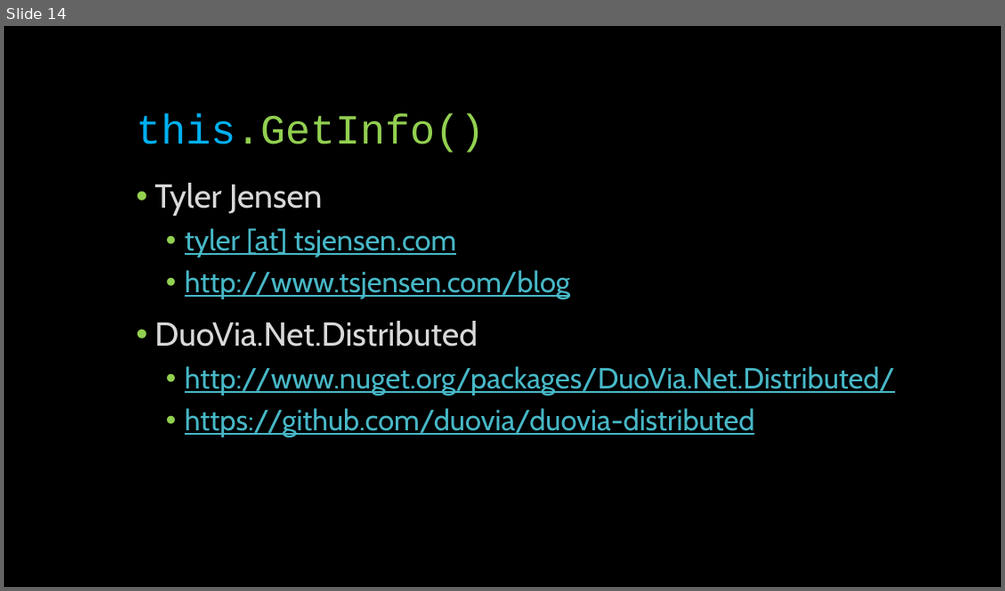
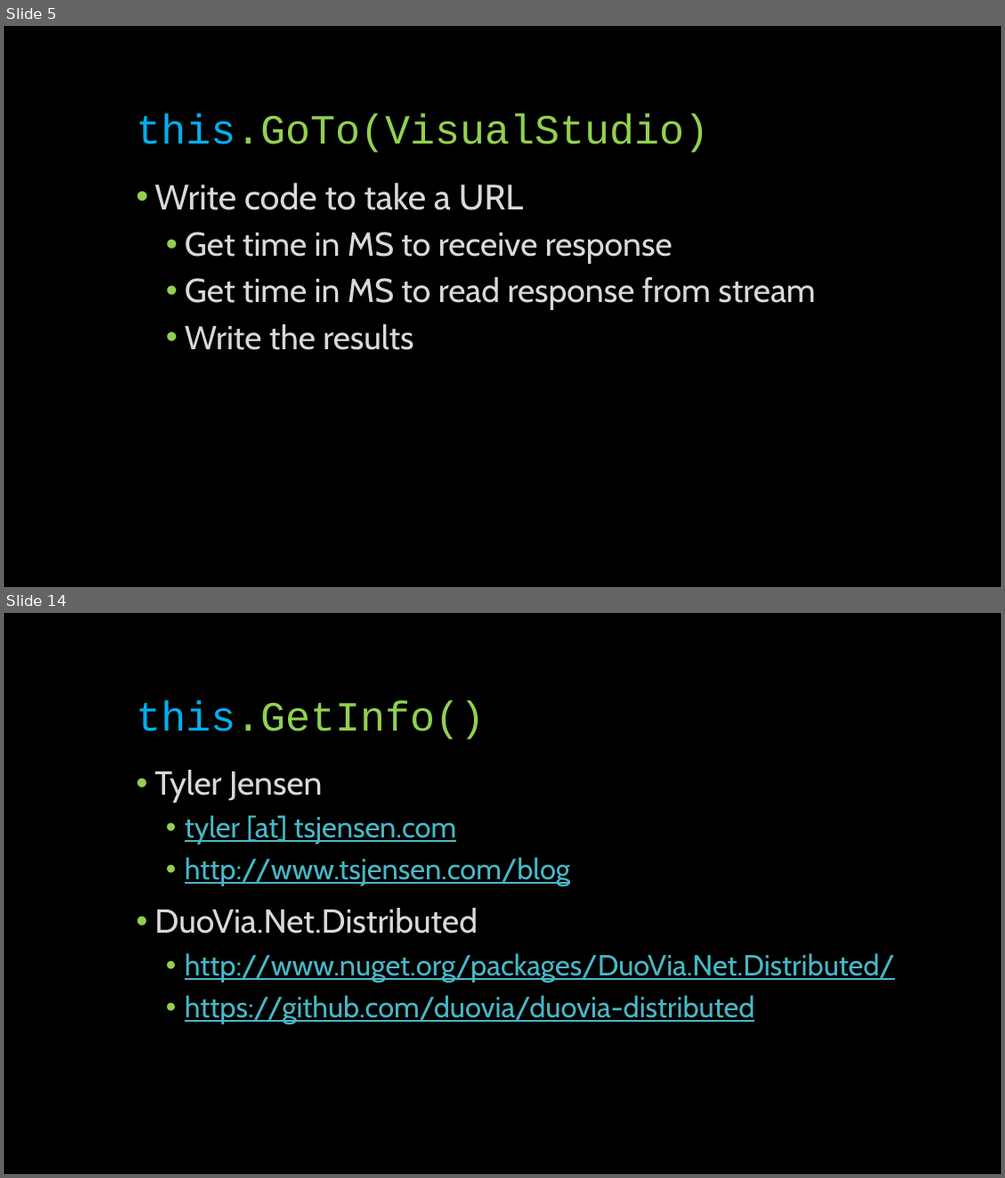
Before and after one commit to glennneiger/duovia-distributed, a slide deck: docs/distributed_demo.pptx. Shown one above the other, each under a label of ours: slide 14 before the commit, slides 5 and 14 after it; the slides between them are not shown. The pictures are 1005x591 and 1005x1178 pixels, drawn with LibreOffice and Linux fonts; fonts in the diff are those of the drawing. Boxes give left, top, right and bottom in pixels: in the first picture for what was removed or moved away, otherwise in the second. Text is boxed around its words. In the diff, an @@ line names an element or a change of style, - is before the commit and + after.

```diff
--- a/docs/distributed_demo.pptx
+++ b/docs/distributed_demo.pptx
@@ slide 5 added at box(4, 26, 1001, 587), background #000000 @@
@@ title added at box(136, 114, 709, 152), 40 pt, text #92D050 @@
+this.GoTo(VisualStudio)
@@ text added at box(154, 183, 815, 350), 32 pt, text #D9D9D9 @@
+• Write code to take a URL
+  • Get time in MS to receive response
+  • Get time in MS to read response from stream
+  • Write the results
```
Also in this commit, not shown: 4 slides changed, 8 other slides added, 9 slides removed, 4 other files.
